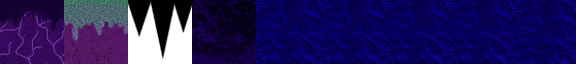
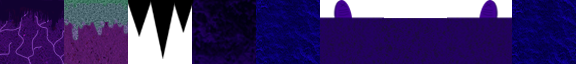
Revision of a layered 576×64 image; what changed, layer by layer:
added layer "Layer 8" above "Layer 7" over [447, 0, 512, 64]
added layer "Layer 7" above "Layer 6" over [382, 18, 450, 64]
added layer "Layer 6" above "Layer 5" over [320, 0, 384, 64]
painted on "Layer 1" over [320, 0, 512, 64]
